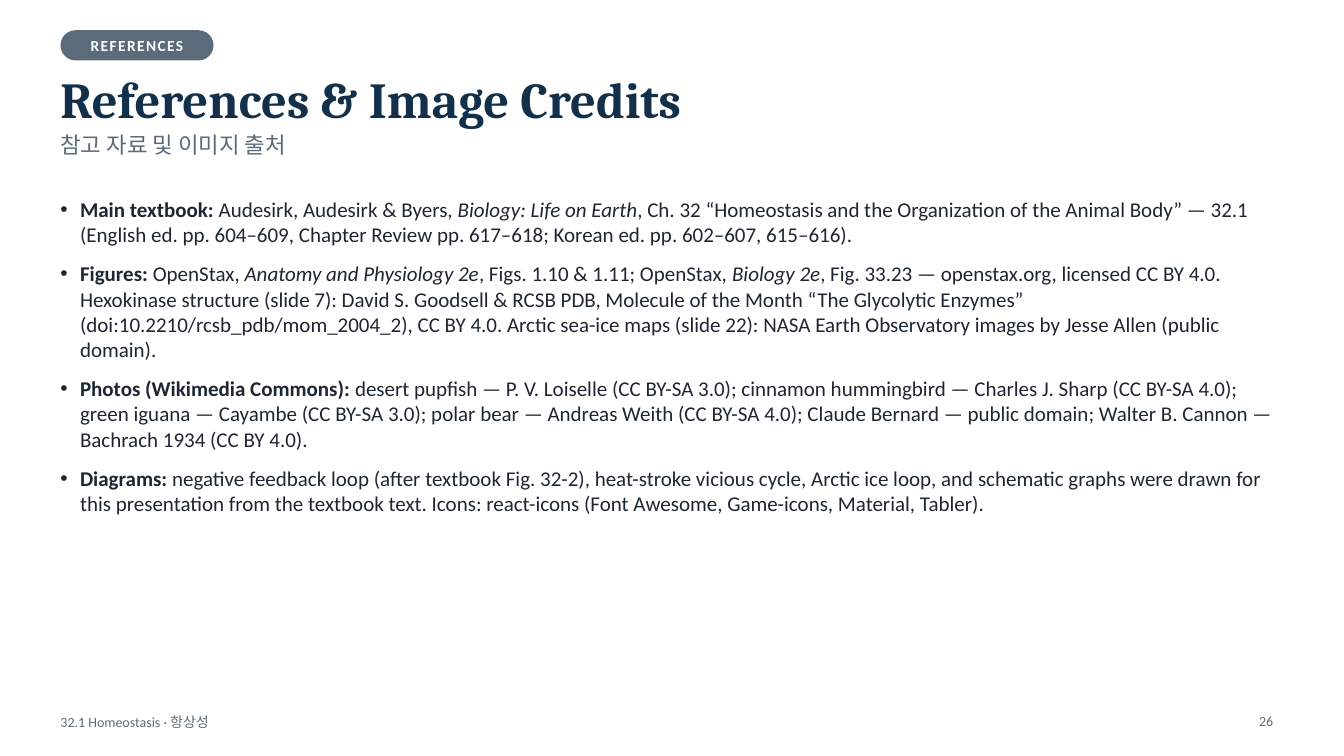
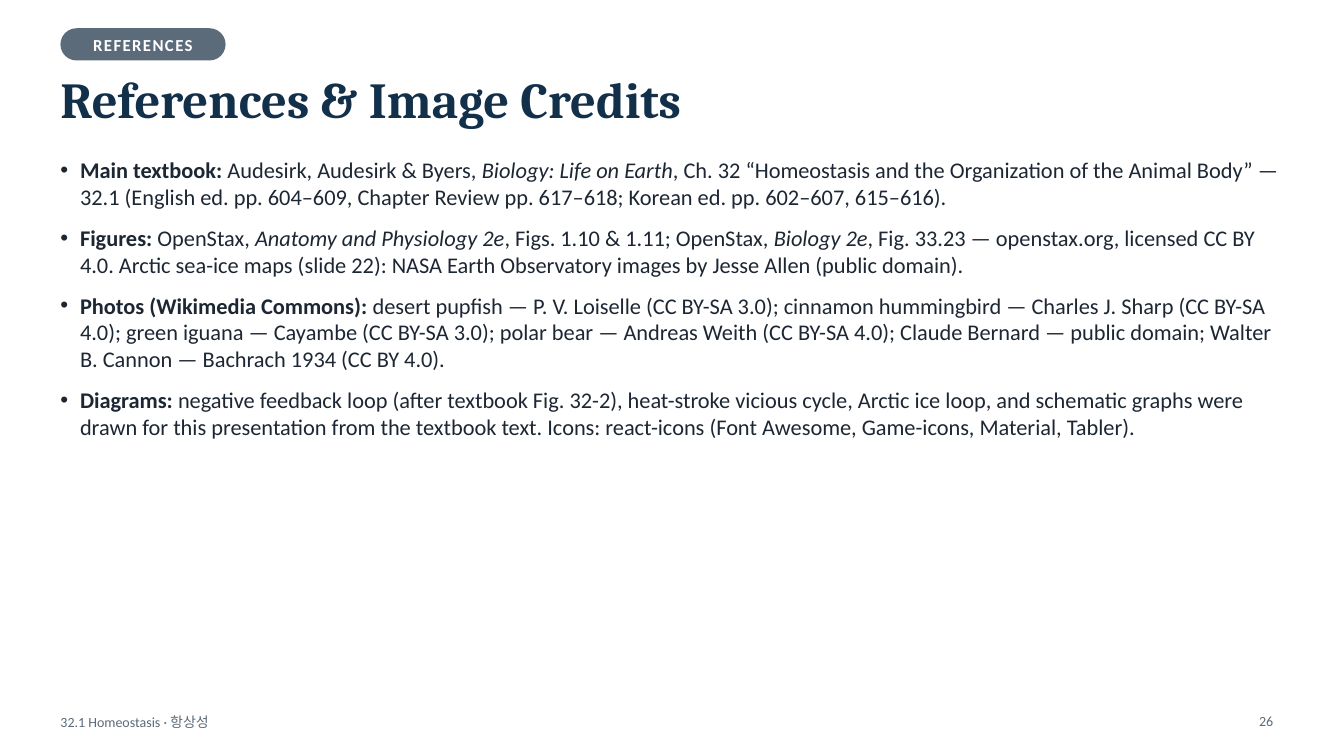
Before and after one commit to coula0908/biology, a slide deck: slide 26 of 32.1_homeostasis/32.1_Homeostasis.pptx. Drawn at 1344x756 pixels with LibreOffice and Linux fonts; fonts in the diff are those of the drawing. Boxes give left, top, right and bottom in pixels: in the first picture for what was removed or moved away, otherwise in the second. Text is boxed around its words. In the diff, an @@ line names an element or a change of style, - is before the commit and + after.

```diff
--- a/32.1_homeostasis/32.1_Homeostasis.pptx
+++ b/32.1_homeostasis/32.1_Homeostasis.pptx
@@ rounded rectangle "REFERENCES": place and size @@
-rounded rectangle "REFERENCES" at [60, 30, 214, 60]
+rounded rectangle "REFERENCES" at [60, 28, 226, 60]
@@ rounded rectangle "REFERENCES" at [60, 28, 226, 60]: size 11 to 12 pt @@
@@ text removed at [60, 134, 286, 155] @@
-참고 자료 및 이미지 출처
@@ text "Main textbook: Audesirk, Audesirk & ...": place and size @@
-text "Main textbook: Audesirk, Audesirk & ..." at [80, 202, 1260, 515]
+text "Main textbook: Audesirk, Audesirk & ..." at [80, 162, 1271, 439]
@@ text at [80, 162, 1271, 439]: size 15 to 16 pt in "Main textbook: Audesirk, Audesirk & Byers, Biology: ...", "Photos (Wikimedia Commons): desert pupfish — P. ...", "Diagrams: negative feedback loop (after textbook Fig. ..." @@
@@ text at [80, 230, 1254, 277]: text changed; size 15 to 16 pt @@
-• Figures: OpenStax, Anatomy and Physiology 2e, Figs. 1.10 & 1.11; OpenStax, Biology 2e, Fig. 33.23 — openstax.org, licensed CC BY 4.0. Hexokinase structure (slide 7): David S. Goodsell & RCSB PDB, Molecule of the Month “The Glycolytic Enzymes” (doi:10.2210/rcsb_pdb/mom_2004_2), CC BY 4.0. Arctic sea-ice maps (slide 22): NASA Earth Observatory images by Jesse Allen (public domain).
+• Figures: OpenStax, Anatomy and Physiology 2e, Figs. 1.10 & 1.11; OpenStax, Biology 2e, Fig. 33.23 — openstax.org, licensed CC BY 4.0. Arctic sea-ice maps (slide 22): NASA Earth Observatory images by Jesse Allen (public domain).
```
Also in this commit, not shown: 24 other slides changed, 6 other files.
